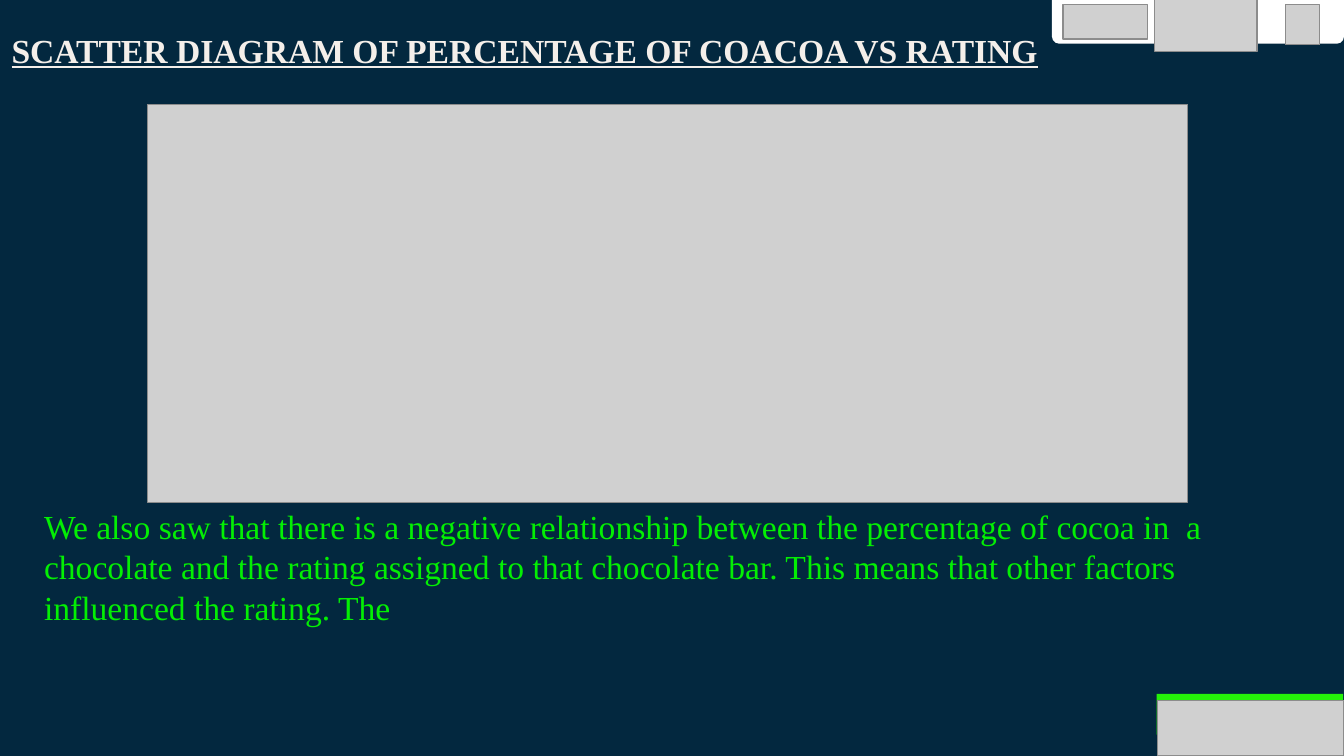
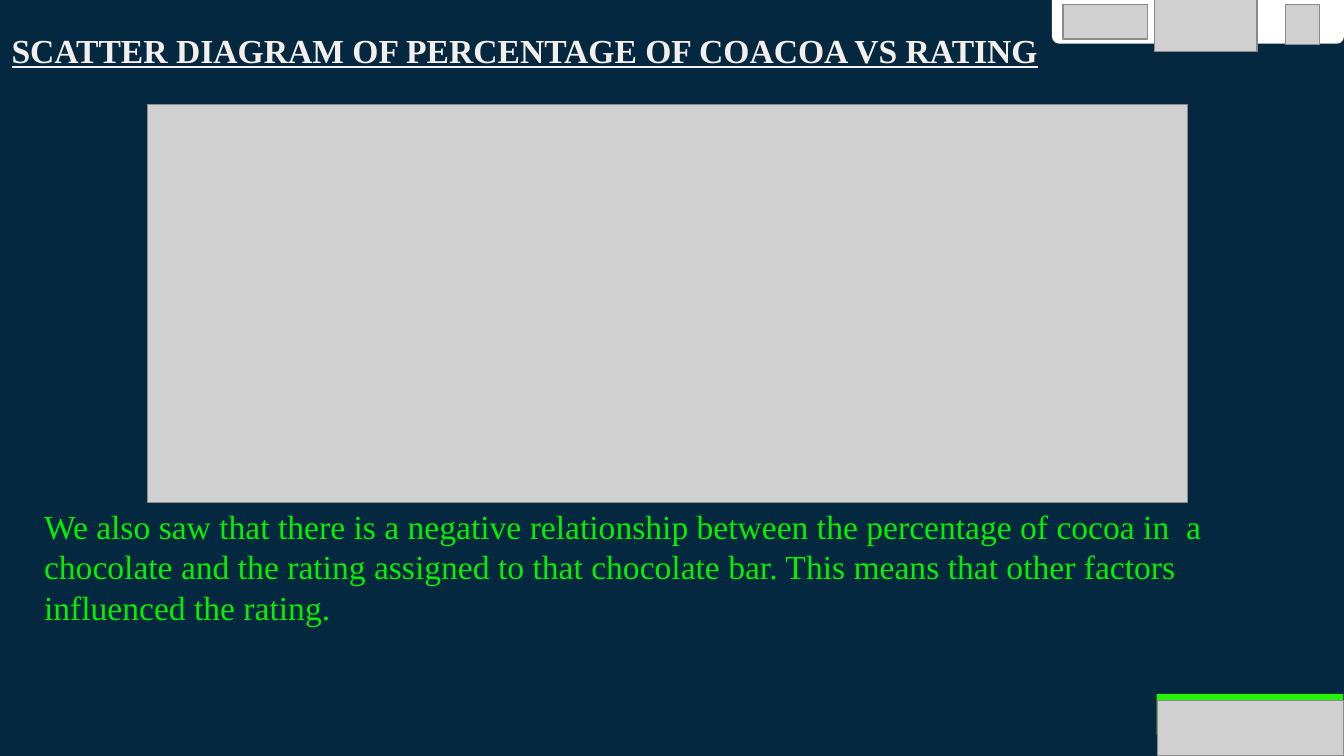
Before and after one commit to Daksam/Group-1-EDA-project, a slide deck: slide 10 of Group 1 EDA Project DIGICAP.pptx. Drawn at 1344x756 pixels with LibreOffice and Linux fonts; fonts in the diff are those of the drawing; grey boxes stand for pictures. Boxes give left, top, right and bottom in pixels: in the first picture for what was removed or moved away, otherwise in the second. Text is boxed around its words. In the diff, an @@ line names an element or a change of style, - is before the commit and + after.

```diff
--- a/Group 1 EDA Project DIGICAP.pptx
+++ b/Group 1 EDA Project DIGICAP.pptx
@@ subtitle at box(44, 515, 1201, 626): text changed @@
-We also saw that there is a negative relationship between the percentage of cocoa in a chocolate and the rating assigned to that chocolate bar. This means that other factors influenced the rating. The
+We also saw that there is a negative relationship between the percentage of cocoa in a chocolate and the rating assigned to that chocolate bar. This means that other factors influenced the rating.
```
Also in this commit, not shown: 6 other slides changed.
